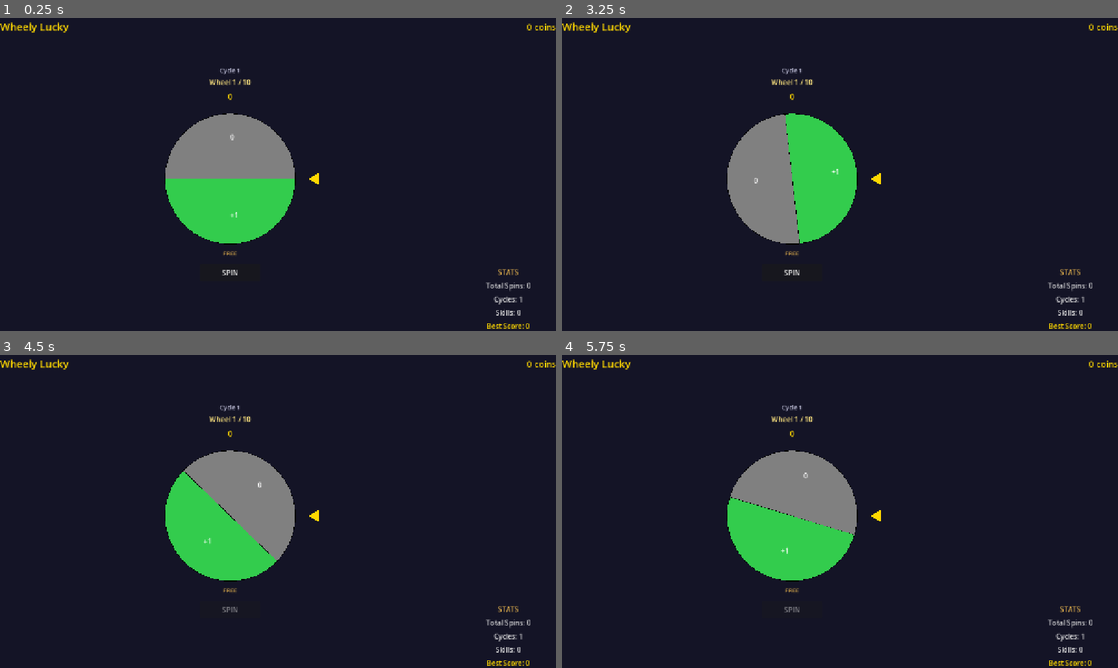
Above: before the commit, frames 1-4 (two rows, left to right).
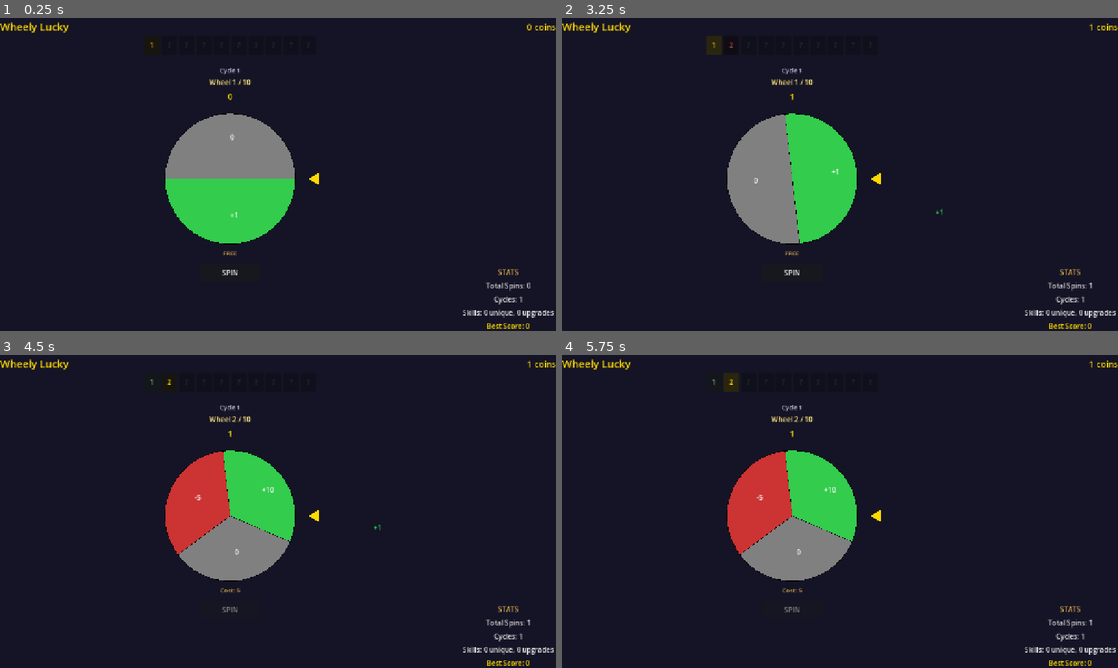
Above: after the commit, the same moments.

Repository: chelij/wheelylucky
Game: Godot game, scene res://scenes/main.tscn
The game is run twice, just before and just after one commit, with the same random seed, the same clock (stepped at 60 frames per second) and the same inputs.
Inputs (mouse positions are in pixels of both pictures, inside the frame that each line leads up to):
- Up to frame 1 (0.25 s): no input
- Up to frame 2 (3.25 s): click "SPIN" at 0.5 s; click (712, 46) at 1.25 s, where only the run after the commit has a clickable "1"; click (712, 46) at 2 s, where only the run after the commit has a clickable "1"; click (712, 46) at 2.75 s, where only the run after the commit has a clickable "1"
- Up to frame 3 (4.5 s): click (166, 383) at 3.5 s, where only the run after the commit has a clickable "2"; click (227, 608) at 4.25 s, where only the run before the commit has a clickable "SPIN"
- Up to frame 4 (5.75 s): click (728, 383) at 5 s, where only the run after the commit has a clickable "2"

The runs differ from the first frame. In frame 1, 0.2% of the frame differs, in the area x 27-100%, y 7-96%; in frame 2, 0.3%; in frame 3, 7.5%; in frame 4, 7.8%, in the area x 27-100%, y 1-96%.
Error before the commit: Parse Error: Identifier "DynamicFont" not declared in the current scope. Did you mean to use "FontFile"? (res://scripts/main.gd:82)

Commit message:
Fix: remove font size override from floating result label
Godot 4.6 does not support DynamicFont.new() or font_size overrides
on dynamically created Labels. Default font size (16) is fine for
floating result text.

Diff:
--- a/scripts/main.gd
+++ b/scripts/main.gd
@@ -79,9 +79,6 @@
 	label.size = Vector2(100, 30)
 	label.horizontal_alignment = HORIZONTAL_ALIGNMENT_CENTER
 	label.vertical_alignment = VERTICAL_ALIGNMENT_CENTER
-	var font = DynamicFont.new()
-	font.size = 18
-	label.add_theme_font_override("font", font)
 	label.add_theme_color_override("font_color", color)
 
 	if delta > 0:
